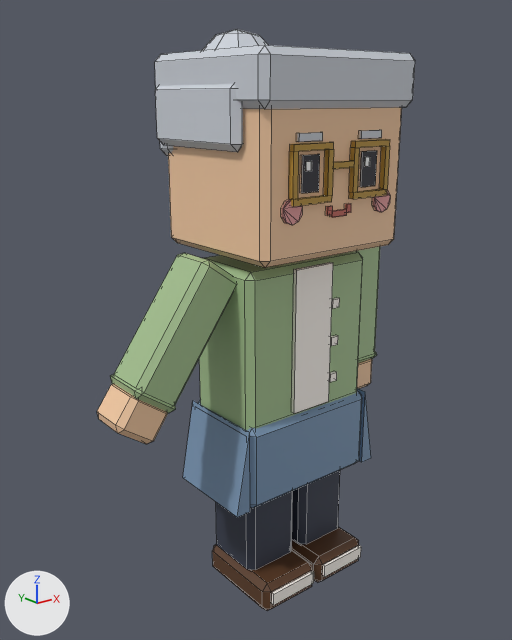
An edit to the FBX model assets/clean-a-cat/exports/CleanACat_NPC_Customer_Bea.fbx, drawn before and after from the same camera.
Camera for both pictures: a 50 mm camera at (-0.0406, -0.0471, 0.0451) aimed at (-0.0023, 0.0008, 0.026). Every picture has the same lights, and +X, +Y and +Z are marked at lower left. The first picture is the older version. Mesh edges are drawn as thin lines. Where no turn or scale is listed for an object, it has been applied to the vertices.

The older version as bpy lines, for what is in view:
```python
me_cleanacat_npc_customer_bea_arml = bpy.data.meshes.new('CleanACat_NPC_Customer_Bea_ArmL')
me_cleanacat_npc_customer_bea_arml.from_pydata(...)  # 64 vertices, 70 faces; spans x -0.0023..0.0022, y -0.0024..0.0025, z -0.0135..0.0017
me_cleanacat_npc_customer_bea_arml.materials.append(mat_cleanacat_palette)
me_cleanacat_npc_customer_bea_armr = bpy.data.meshes.new('CleanACat_NPC_Customer_Bea_ArmR')
me_cleanacat_npc_customer_bea_armr.from_pydata(...)  # 64 vertices, 70 faces; spans x -0.00918..0.00241, y -0.00245..0.00245, z -0.01186..0.00231
me_cleanacat_npc_customer_bea_armr.materials.append(mat_cleanacat_palette)
me_cleanacat_npc_customer_bea_body = bpy.data.meshes.new('CleanACat_NPC_Customer_Bea_Body')
me_cleanacat_npc_customer_bea_body.from_pydata(...)  # 100 vertices, 92 faces; spans x -0.0084..0.0085, y -0.0045..0.0045, z 0.0105..0.0333
me_cleanacat_npc_customer_bea_body.materials.append(mat_cleanacat_palette)
ob_cleanacat_npc_customer_bea_arml = bpy.data.objects.new('CleanACat_NPC_Customer_Bea_ArmL', me_cleanacat_npc_customer_bea_arml)
ob_cleanacat_npc_customer_bea_arml.location = (0.0088, 0.0, 0.0306)
ob_cleanacat_npc_customer_bea_armr = bpy.data.objects.new('CleanACat_NPC_Customer_Bea_ArmR', me_cleanacat_npc_customer_bea_armr)
ob_cleanacat_npc_customer_bea_armr.location = (-0.0088, 0.0, 0.0306)
ob_cleanacat_npc_customer_bea_body = bpy.data.objects.new('CleanACat_NPC_Customer_Bea_Body', me_cleanacat_npc_customer_bea_body)
ob_cleanacat_npc_customer_bea_body.location = (0.0, 0.0, 0.0)
# also in view: 'CleanACat_NPC_Customer_Bea_Head' at (0.0, 0.0014, 0.0419); 'CleanACat_NPC_Customer_Bea_LegL' at (0.0032, -0.0013, 0.0077); 'CleanACat_NPC_Customer_Bea_LegR' at (-0.0032, -0.0013, 0.0077)
```
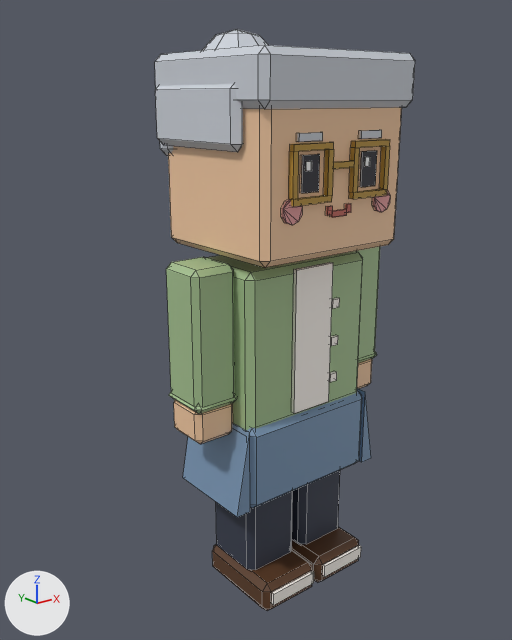
Patch to the scene script:
```diff
--- a/assets/clean-a-cat/exports/CleanACat_NPC_Customer_Bea.fbx.py
+++ b/assets/clean-a-cat/exports/CleanACat_NPC_Customer_Bea.fbx.py
@@ me_cleanacat_npc_customer_bea_armr @@
 # used by ob_cleanacat_npc_customer_bea_armr; location = (-0.0088, 0.0, 0.0306)
-me_cleanacat_npc_customer_bea_armr.from_pydata(...)  # 64 vertices, 70 faces; spans x -0.00918..0.00241, y -0.00245..0.00245, z -0.01186..0.00231
+me_cleanacat_npc_customer_bea_armr.from_pydata(...)  # 64 vertices, 70 faces; spans x -0.00225..0.00225, y -0.00245..0.00245, z -0.0135..0.0017
+# me_cleanacat_npc_customer_bea_armr part 1: the loose piece of 24 vertices spanning x -0.0074..0.00241, y -0.0023..0.0023, z -0.00931..0.00231 is turned -35.5 degrees about the y axis through the mesh origin
+# me_cleanacat_npc_customer_bea_armr part 2: the loose piece of 24 vertices spanning x -0.00918..-0.00453, y -0.0021..0.0021, z -0.01186..-0.00735 is turned -35.5 degrees about the y axis through the mesh origin
+# me_cleanacat_npc_customer_bea_armr part 3: a new loose piece of 16 vertices spanning x -0.00225..0.00225, y -0.00245..0.00245, z -0.0105..-0.0095, in mat_cleanacat_palette
+# me_cleanacat_npc_customer_bea_armr part 4: the loose piece of 16 vertices spanning x -0.00764..-0.00398, y -0.00245..0.00245, z -0.00956..-0.00672 is deleted
 me_cleanacat_npc_customer_bea_armr.materials.append(mat_cleanacat_palette)
```

Pixel boxes (x1, y1, x2, y2) of what changed, in the pictures (512 x 640 px; the box of a moved part takes in the faces that stretch with it):
'CleanACat_NPC_Customer_Bea_ArmR', reshaped (49% narrower): before (97, 253, 237, 444); after (166, 257, 237, 444)
part 1 of me_cleanacat_npc_customer_bea_armr, moved or reshaped: before (114, 253, 237, 406); after (166, 257, 235, 407)
part 2 of me_cleanacat_npc_customer_bea_armr, moved or reshaped: before (97, 384, 168, 444); after (174, 400, 233, 444)
part 3 of me_cleanacat_npc_customer_bea_armr, added: after (169, 392, 237, 414)
part 4 of me_cleanacat_npc_customer_bea_armr, deleted (green): before (110, 374, 176, 413)
